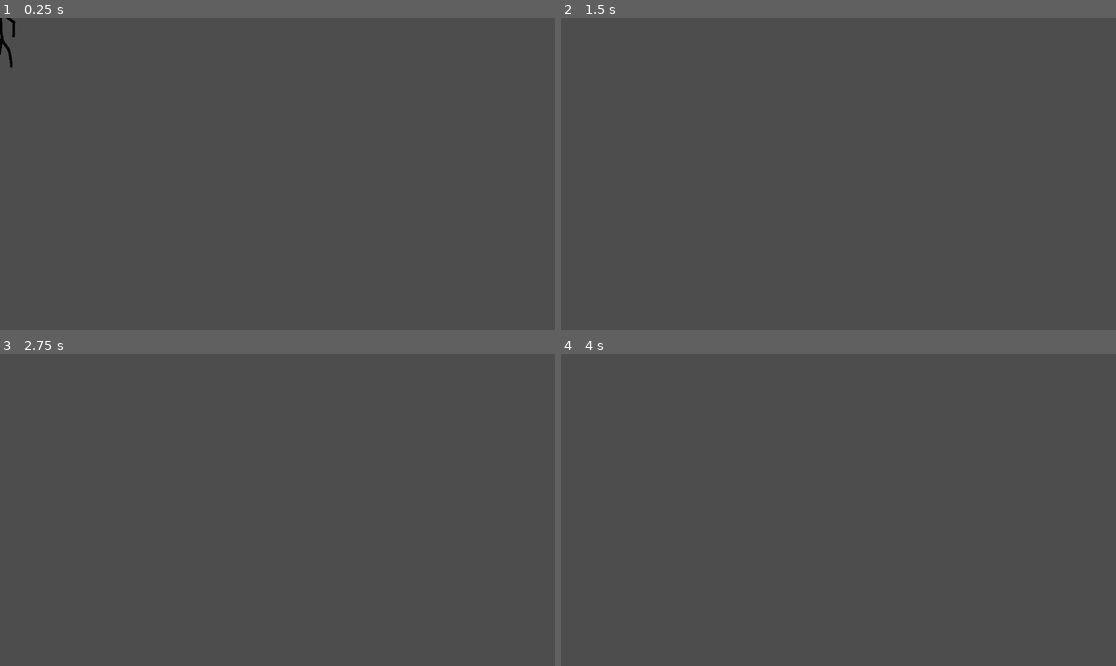
Above: before the commit, frames 1-4 (two rows, left to right).
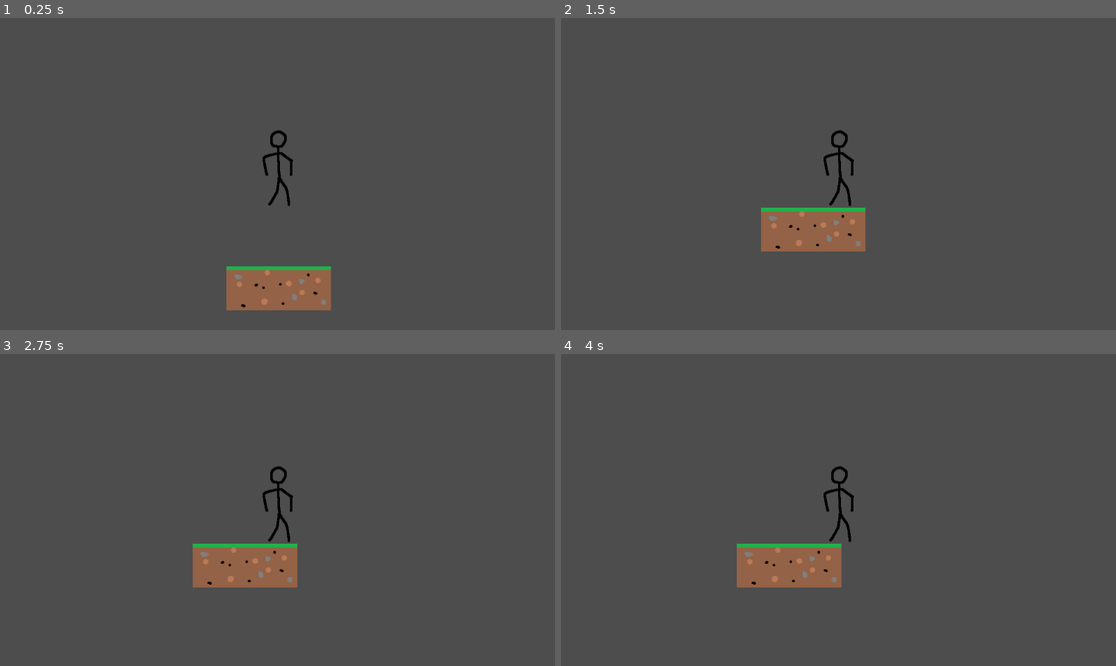
Above: after the commit, the same moments.

Repository: Scott-Jeppson/game-dev-starter-code
Game: Godot game, scene res://scenes/main scene/main.tscn
The game is run twice, just before and just after one commit, with the same random seed, the same clock (stepped at 60 frames per second) and the same inputs. Before the commit the project starts from res://scenes/player/player.tscn.
Inputs:
- Up to frame 1 (0.25 s): no input
- Up to frame 2 (1.5 s): hold Right (move_right, bound only after the commit) 0.53-1.28 s; hold Space (jump, bound only after the commit) 0.53-1.28 s; hold Left (move_left, bound only after the commit) from 1.28 s (still down); tap Space (jump, bound only after the commit) at 1.35 s
- Up to frame 3 (2.75 s): tap Space (jump, bound only after the commit) at 1.52, 1.82 s; release Left (move_left, bound only after the commit) at 2.03 s; hold Right (move_right, bound only after the commit) from 2.03 s (still down); hold Space (jump, bound only after the commit) from 2.03 s (still down)
- Up to frame 4 (4 s): release Space (jump, bound only after the commit) at 2.78 s; tap Space (jump, bound only after the commit) at 2.85, 3.02, 3.32 s; release Right (move_right, bound only after the commit) at 3.53 s; hold Left (move_left, bound only after the commit) from 3.53 s (still down); hold Space (jump, bound only after the commit) from 3.53 s (still down)

The runs differ from the first frame. In frame 1, 3.2% of the frame differs, in the area x 0-60%, y 0-94%; in frame 2, 3.0%; in frame 3, 3.0%; in frame 4, 3.0%.

Commit message:
milestone 1

Diff:
--- a/project.godot
+++ b/project.godot
@@ -11,9 +11,30 @@
 [application]
 
 config/name="Game_Dev_Starter"
-run/main_scene="uid://bctjci1j3q5c3"
+run/main_scene="uid://du2fwn5kgj17y"
 config/features=PackedStringArray("4.6", "Forward Plus")
 config/icon="res://icon.svg"
+
+[input]
+
+move_left={
+"deadzone": 0.2,
+"events": [Object(InputEventKey,"resource_local_to_scene":false,"resource_name":"","device":-1,"window_id":0,"alt_pressed":false,"shift_pressed":false,"ctrl_pressed":false,"meta_pressed":false,"pressed":false,"keycode":0,"physical_keycode":4194319,"key_label":0,"unicode":0,"location":0,"echo":false,"script":null)
+, Object(InputEventKey,"resource_local_to_scene":false,"resource_name":"","device":-1,"window_id":0,"alt_pressed":false,"shift_pressed":false,"ctrl_pressed":false,"meta_pressed":false,"pressed":false,"keycode":0,"physical_keycode":65,"key_label":0,"unicode":97,"location":0,"echo":false,"script":null)
+]
+}
+move_right={
+"deadzone": 0.2,
+"events": [Object(InputEventKey,"resource_local_to_scene":false,"resource_name":"","device":-1,"window_id":0,"alt_pressed":false,"shift_pressed":false,"ctrl_pressed":false,"meta_pressed":false,"pressed":false,"keycode":0,"physical_keycode":4194321,"key_label":0,"unicode":0,"location":0,"echo":false,"script":null)
+, Object(InputEventKey,"resource_local_to_scene":false,"resource_name":"","device":-1,"window_id":0,"alt_pressed":false,"shift_pressed":false,"ctrl_pressed":false,"meta_pressed":false,"pressed":false,"keycode":0,"physical_keycode":68,"key_label":0,"unicode":100,"location":0,"echo":false,"script":null)
+]
+}
+jump={
+"deadzone": 0.2,
+"events": [Object(InputEventKey,"resource_local_to_scene":false,"resource_name":"","device":-1,"window_id":0,"alt_pressed":false,"shift_pressed":false,"ctrl_pressed":false,"meta_pressed":false,"pressed":false,"keycode":0,"physical_keycode":32,"key_label":0,"unicode":32,"location":0,"echo":false,"script":null)
+, Object(InputEventKey,"resource_local_to_scene":false,"resource_name":"","device":-1,"window_id":0,"alt_pressed":false,"shift_pressed":false,"ctrl_pressed":false,"meta_pressed":false,"pressed":false,"keycode":0,"physical_keycode":4194320,"key_label":0,"unicode":0,"location":0,"echo":false,"script":null)
+]
+}
 
 [physics]
 
--- a/scenes/main scene/main.tscn
+++ b/scenes/main scene/main.tscn
@@ -1,7 +1,17 @@
 [gd_scene format=3 uid="uid://du2fwn5kgj17y"]
 
 [ext_resource type="PackedScene" uid="uid://bctjci1j3q5c3" path="res://scenes/player/player.tscn" id="1_gyp28"]
+[ext_resource type="PackedScene" uid="uid://dclg8ifhosed0" path="res://scenes/terrain/ground.tscn" id="2_7tw3a"]
 
 [node name="main" type="Node2D" unique_id=212070696]
 
 [node name="Player" parent="." unique_id=617914168 instance=ExtResource("1_gyp28")]
+z_index = 1
+position = Vector2(0, -8)
+
+[node name="Camera2D" type="Camera2D" parent="Player" unique_id=129906885]
+position = Vector2(0, 8)
+
+[node name="ground" parent="." unique_id=1908723093 instance=ExtResource("2_7tw3a")]
+z_index = 1
+position = Vector2(3, 228)
--- /dev/null
+++ b/scenes/player/player.gd
@@ -0,0 +1,18 @@
+extends RigidBody2D
+
+@onready var groundDetector = $groundDetector
+@export var speed = 100
+
+# Called when the node enters the scene tree for the first time.
+func _ready() -> void:
+	pass # Replace with function body.
+
+
+# Called every frame. 'delta' is the elapsed time since the previous frame.
+func _process(delta: float) -> void:
+	if Input.is_action_pressed("move_left"):
+		position.x -= speed * delta
+	if Input.is_action_pressed("move_right"):
+		position.x += speed * delta
+	if groundDetector.is_colliding() and Input.is_action_pressed("jump"):
+		linear_velocity.y -= 200
--- a/scenes/player/player.tscn
+++ b/scenes/player/player.tscn
@@ -1,6 +1,7 @@
 [gd_scene format=3 uid="uid://bctjci1j3q5c3"]
 
 [ext_resource type="Texture2D" uid="uid://xpyu6xdihmeq" path="res://assets/player images/player_idle_1.png" id="1_dovo2"]
+[ext_resource type="Script" uid="uid://bca8idpbwi6yu" path="res://scenes/player/player.gd" id="1_gmlin"]
 [ext_resource type="Texture2D" uid="uid://dhmef0710oeku" path="res://assets/player images/player_idle_2.png" id="2_gmlin"]
 
 [sub_resource type="SpriteFrames" id="SpriteFrames_lvxji"]
@@ -17,16 +18,20 @@
 "speed": 5.0
 }]
 
-[sub_resource type="CapsuleShape2D" id="CapsuleShape2D_dovo2"]
-radius = 28.0
-height = 162.0
+[sub_resource type="RectangleShape2D" id="RectangleShape2D_gmlin"]
+size = Vector2(65, 158)
 
 [node name="Player" type="RigidBody2D" unique_id=617914168]
+script = ExtResource("1_gmlin")
+metadata/_edit_group_ = true
 
 [node name="AnimatedSprite2D" type="AnimatedSprite2D" parent="." unique_id=388474987]
 sprite_frames = SubResource("SpriteFrames_lvxji")
 frame_progress = 0.44188038
 
 [node name="CollisionShape2D" type="CollisionShape2D" parent="." unique_id=1808457587]
-position = Vector2(1, -1)
-shape = SubResource("CapsuleShape2D_dovo2")
+position = Vector2(0.5, -4)
+shape = SubResource("RectangleShape2D_gmlin")
+
+[node name="groundDetector" type="RayCast2D" parent="." unique_id=1830010900]
+target_position = Vector2(0, 80)
--- /dev/null
+++ b/scenes/terrain/ground.tscn
@@ -0,0 +1,16 @@
+[gd_scene format=3 uid="uid://dclg8ifhosed0"]
+
+[ext_resource type="Texture2D" uid="uid://crbww4p0cgx2i" path="res://assets/terrain images/ground.png" id="1_5nsnt"]
+
+[sub_resource type="RectangleShape2D" id="RectangleShape2D_l33sm"]
+size = Vector2(218, 91)
+
+[node name="ground" type="StaticBody2D" unique_id=1908723093]
+metadata/_edit_group_ = true
+
+[node name="Sprite2D" type="Sprite2D" parent="." unique_id=817787509]
+texture = ExtResource("1_5nsnt")
+
+[node name="CollisionShape2D" type="CollisionShape2D" parent="." unique_id=748632832]
+position = Vector2(0, 37.5)
+shape = SubResource("RectangleShape2D_l33sm")
Not shown, added: scenes/player/player.gd.uid
